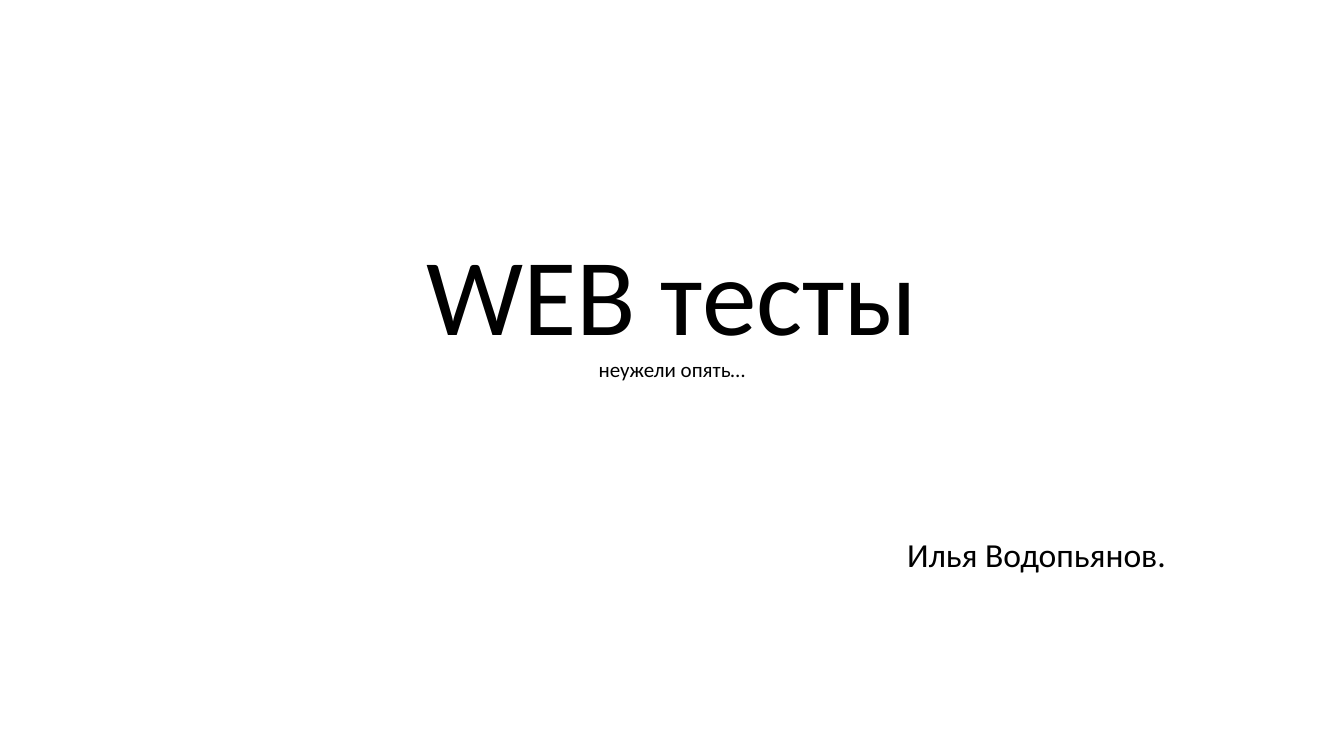
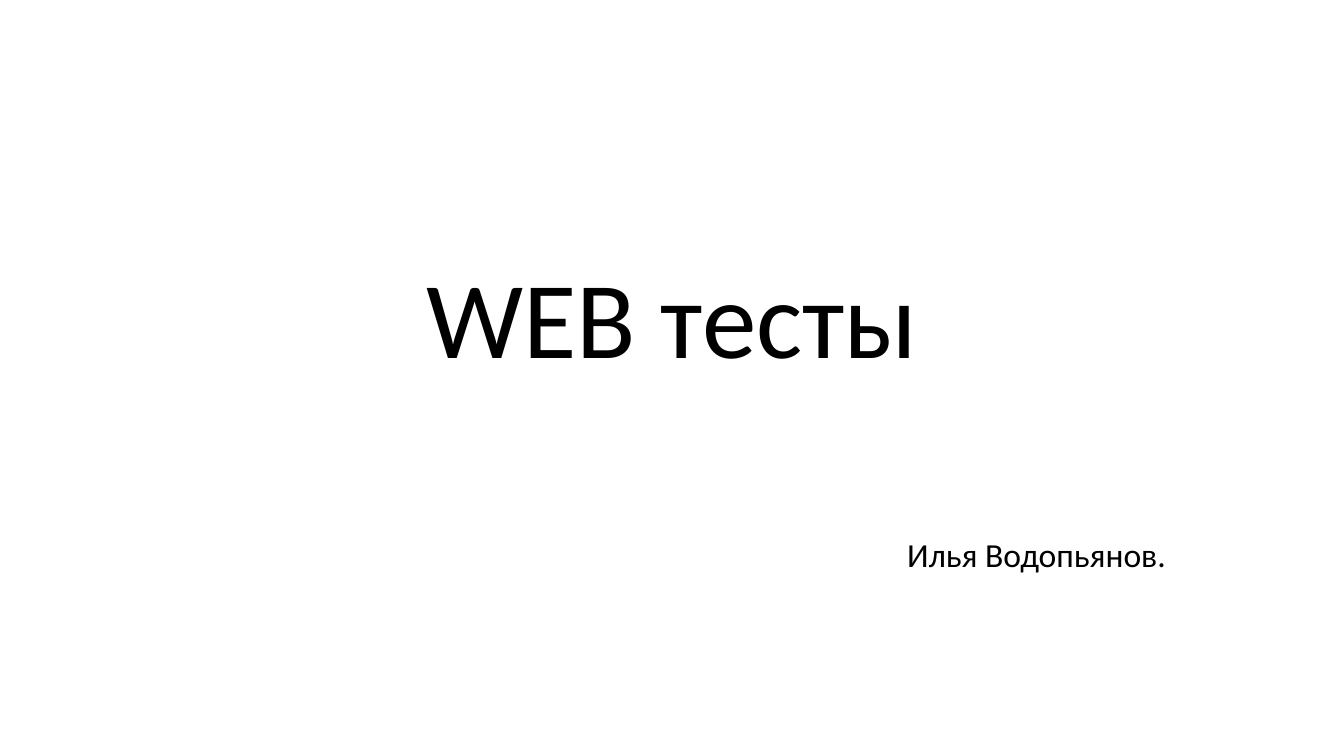
Before and after one commit to thecattest/testing-system, a slide deck: slide 1 of presentation.pptx. Drawn at 1344x756 pixels with LibreOffice and Linux fonts; fonts in the diff are those of the drawing. Boxes give left, top, right and bottom in pixels: in the first picture for what was removed or moved away, otherwise in the second. Text is boxed around its words. In the diff, an @@ line names an element or a change of style, - is before the commit and + after.

Commit message:
presentation update

```diff
--- a/presentation.pptx
+++ b/presentation.pptx
@@ title at [426, 288, 918, 359]: text changed; size 15 to 78 pt @@
-WEB тесты
-неужели опять…
+WEB тесты
```
Also in this commit, not shown: 3 other slides changed, 5 slides added, 3 slides removed.
